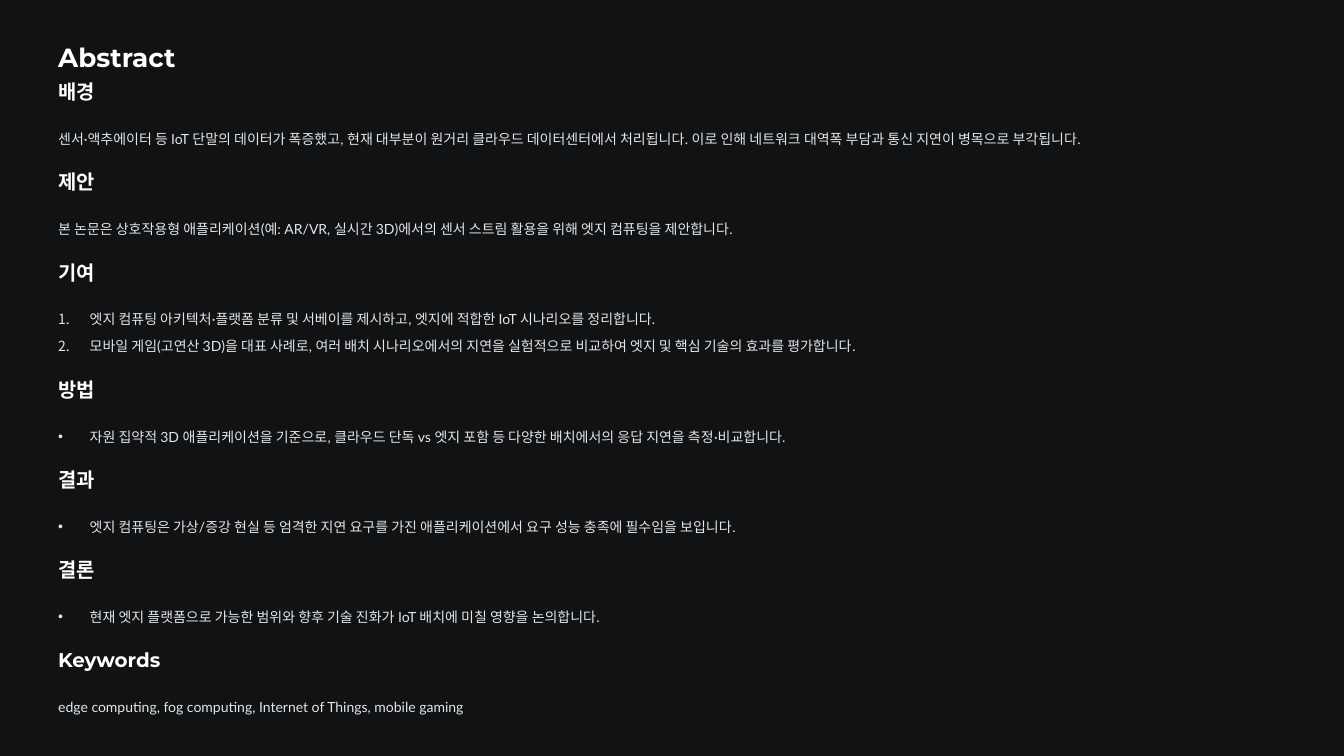
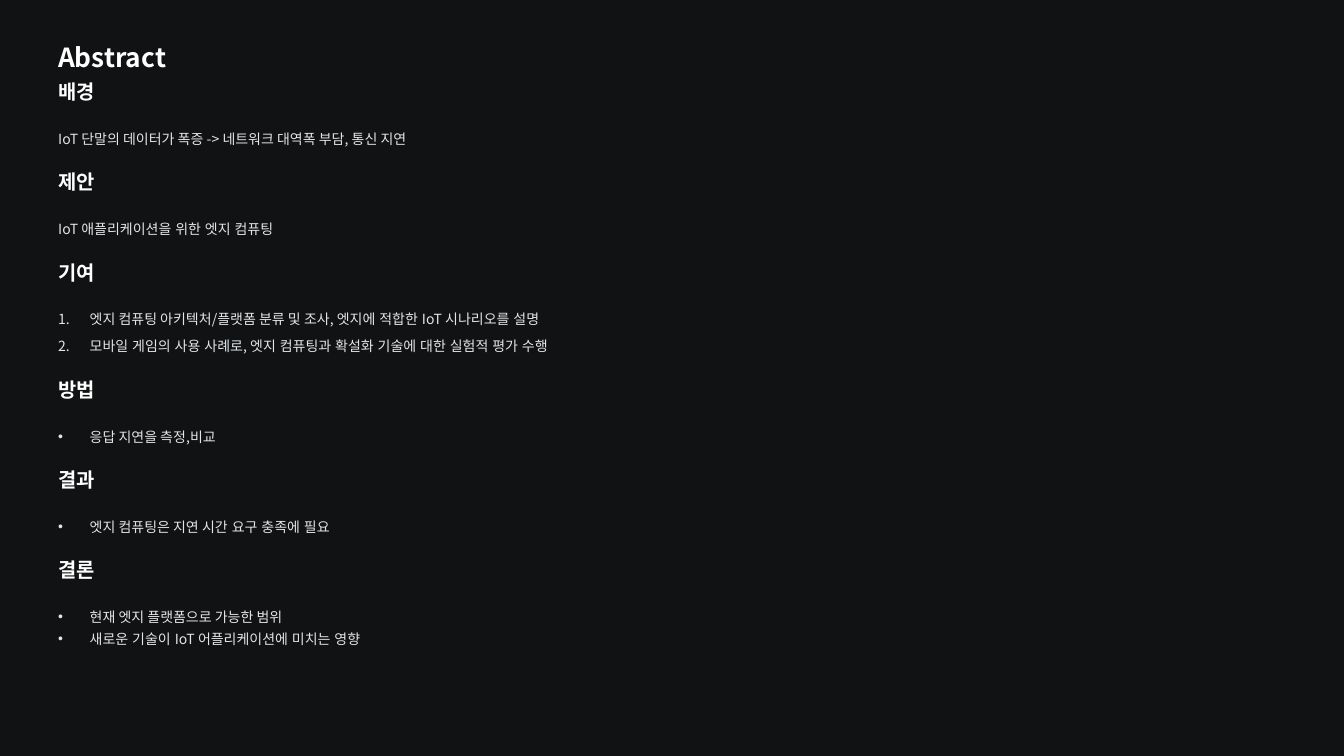
Before and after one commit to dhkeum9886/kmu-cloud-ai, a slide deck: slide 4 of 과제/Edge_Computing_for_the_Internet_of_Thing/Edge-Computing-for-the-Internet-of-Things-A-Case-Study.pptx (slide 3 before the commit). Drawn at 1344x756 pixels with LibreOffice and Linux fonts; fonts in the diff are those of the drawing. Boxes give left, top, right and bottom in pixels: in the first picture for what was removed or moved away, otherwise in the second. Text is boxed around its words. In the diff, an @@ line names an element or a change of style, - is before the commit and + after.

```diff
--- a/과제/Edge_Computing_for_the_Internet_of_Thing/Edge-Computing-for-the-Internet-of-Things-A-Case-Study.pptx
+++ b/과제/Edge_Computing_for_the_Internet_of_Thing/Edge-Computing-for-the-Internet-of-Things-A-Case-Study.pptx
@@ text "Abstract" at (58,46,166,68): font Montserrat to Noto Sans CJK KR @@
@@ text at (58,132,407,147): text changed; font Lato to Noto Sans CJK KR @@
-센서·액추에이터 등 IoT 단말의 데이터가 폭증했고, 현재 대부분이 원거리 클라우드 데이터센터에서 처리됩니다. 이로 인해 네트워크 대역폭 부담과 통신 지연이 병목으로 부각됩니다.
+IoT 단말의 데이터가 폭증 -> 네트워크 대역폭 부담, 통신 지연
@@ text at (58,222,274,235): text changed; font Lato to Noto Sans CJK KR @@
-본 논문은 상호작용형 애플리케이션(예: AR/VR, 실시간 3D)에서의 센서 스트림 활용을 위해 엣지 컴퓨팅을 제안합니다.
+IoT 애플리케이션을 위한 엣지 컴퓨팅
@@ text at (90,312,539,327): text changed; font Lato to Noto Sans CJK KR @@
-1. 엣지 컴퓨팅 아키텍처·플랫폼 분류 및 서베이를 제시하고, 엣지에 적합한 IoT 시나리오를 정리합니다.
+1. 엣지 컴퓨팅 아키텍처/플랫폼 분류 및 조사, 엣지에 적합한 IoT 시나리오를 설명
@@ text at (90,339,548,354): text changed; font Lato to Noto Sans CJK KR @@
-2. 모바일 게임(고연산 3D)을 대표 사례로, 여러 배치 시나리오에서의 지연을 실험적으로 비교하여 엣지 및 핵심 기술의 효과를 평가합니다.
+2. 모바일 게임의 사용 사례로, 엣지 컴퓨팅과 확설화 기술에 대한 실험적 평가 수행
@@ text at (90,430,216,445): text changed; font Lato to Noto Sans CJK KR @@
-• 자원 집약적 3D 애플리케이션을 기준으로, 클라우드 단독 vs 엣지 포함 등 다양한 배치에서의 응답 지연을 측정·비교합니다.
+• 응답 지연을 측정,비교
@@ text at (90,520,330,533): text changed; font Lato to Noto Sans CJK KR @@
-• 엣지 컴퓨팅은 가상/증강 현실 등 엄격한 지연 요구를 가진 애플리케이션에서 요구 성능 충족에 필수임을 보입니다.
+• 엣지 컴퓨팅은 지연 시간 요구 충족에 필요
@@ text at (90,610,360,645): text changed; font Lato to Noto Sans CJK KR @@
-• 현재 엣지 플랫폼으로 가능한 범위와 향후 기술 진화가 IoT 배치에 미칠 영향을 논의합니다.
+• 현재 엣지 플랫폼으로 가능한 범위
+• 새로운 기술이 IoT 어플리케이션에 미치는 영향
@@ text removed at (58,652,160,671) @@
-Keywords
@@ text removed at (58,701,463,715) @@
-edge computing, fog computing, Internet of Things, mobile gaming
```
Also in this commit, not shown: 23 other slides changed, 10 slides added, 7 slides removed, 3 other files.
